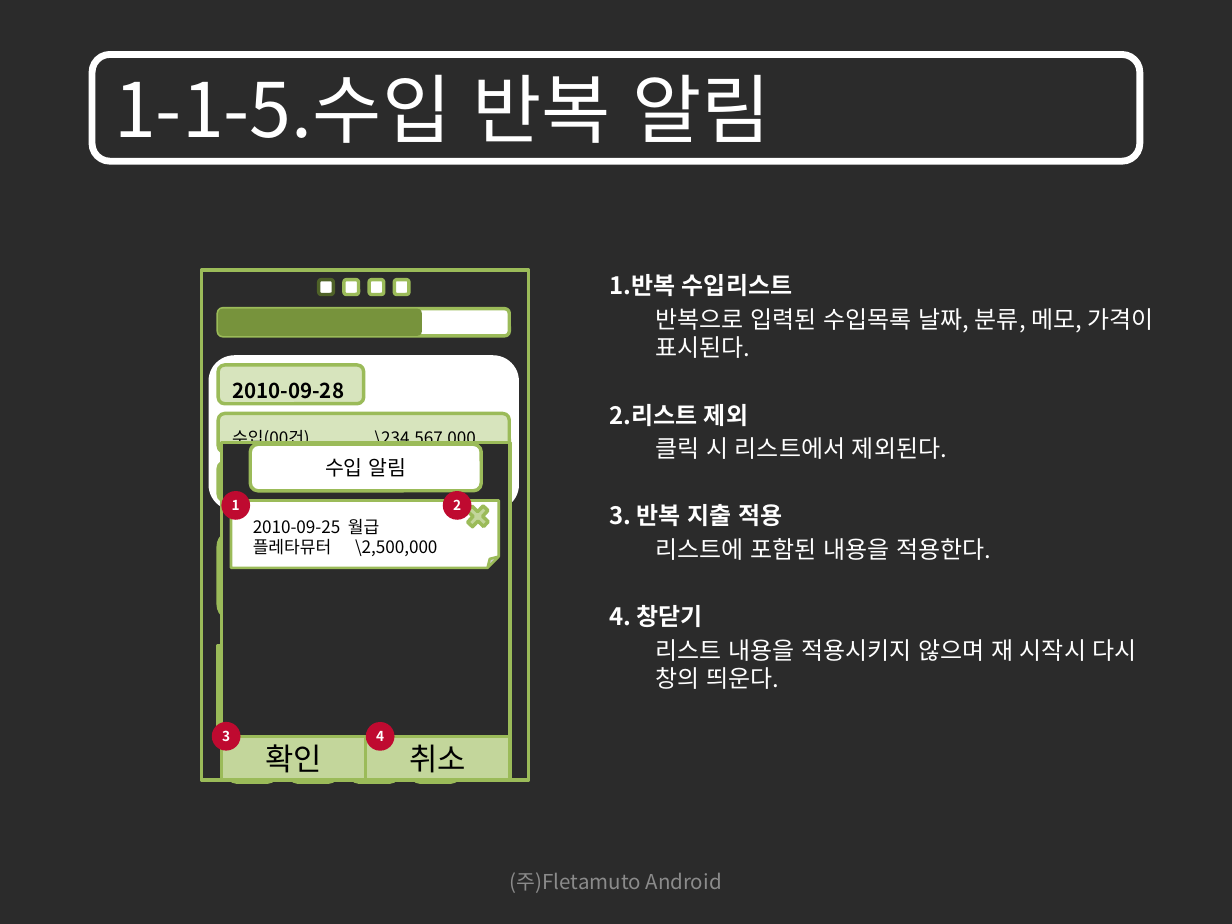
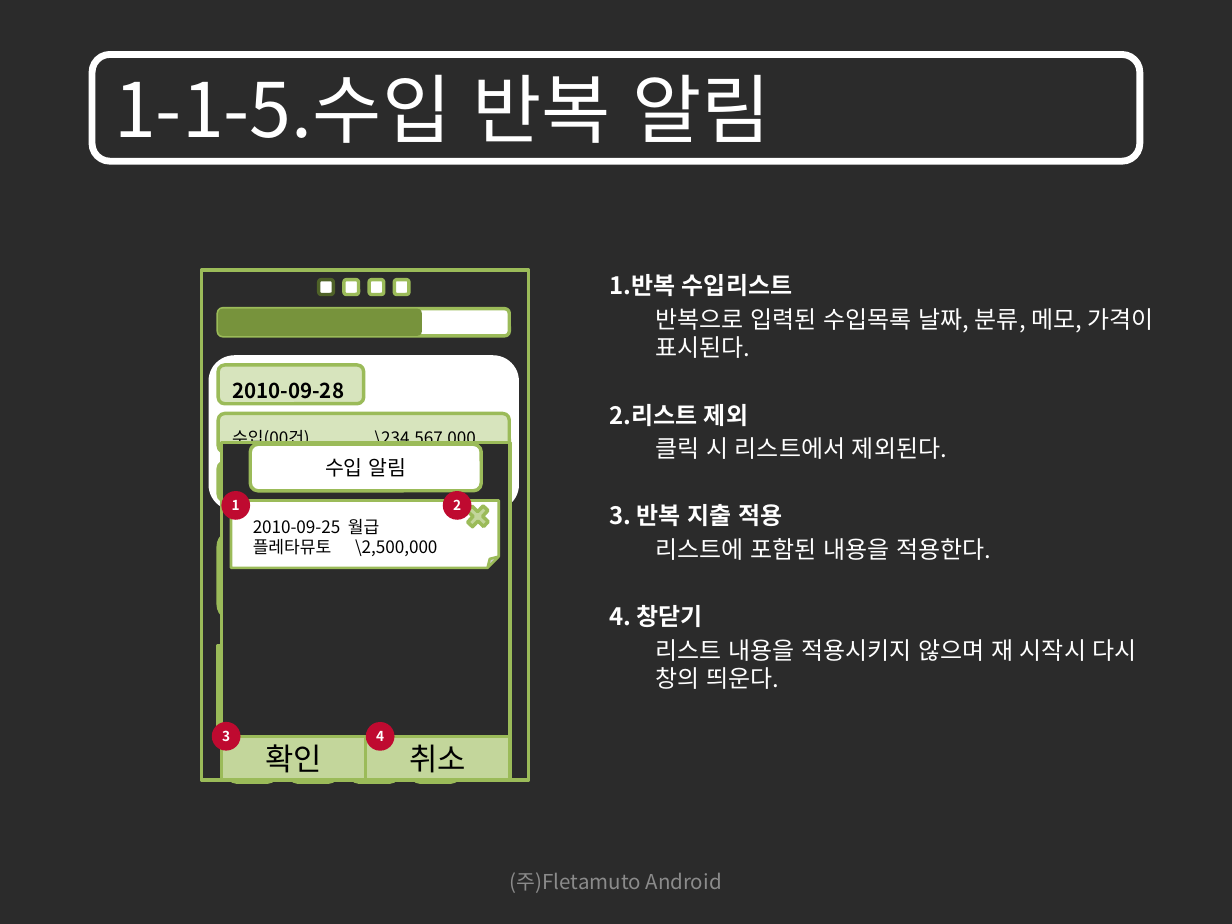
Before and after one commit to limjunghoon/fmfinance, a slide deck: slide 11 of trunk/DOC/GUI/재테크를 위한 어플리케이션 GUI_10106_V1.2.pptx (slide 9 before the commit). Drawn at 1232x924 pixels with LibreOffice and Linux fonts; fonts in the diff are those of the drawing; background and template pictures are left out; a plain dark background stands for a picture behind light text. Boxes give left, top, right and bottom in pixels: in the first picture for what was removed or moved away, otherwise in the second. Text is boxed around its words. In the diff, an @@ line names an element or a change of style, - is before the commit and + after.

```diff
--- a/trunk/DOC/GUI/재테크를 위한 어플리케이션 GUI_10106_V1.2.pptx
+++ b/trunk/DOC/GUI/재테크를 위한 어플리케이션 GUI_10106_V1.2.pptx
@@ text at (253,539,437,556): text changed @@
-플레타뮤터 \2,500,000
+플레타뮤토 \2,500,000
```
Also in this commit, not shown: 2 other slides changed, 2 slides added, 2 other files.
